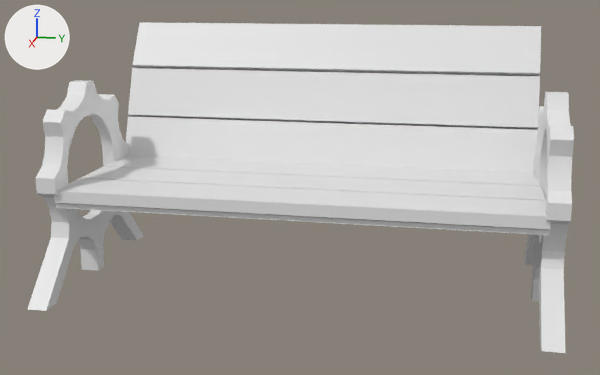
The FBX model Assets/Models/Playground/bench.fbx, before and after one commit.
Camera for both pictures: a camera (50 mm lens) standing at (13.91, 12.22, 5.27) and looking at (-0.2, 9.4, 1.74). Every picture has the same lights, and +X, +Y and +Z are marked at upper left. Where no turn or scale is listed for an object, it has been applied to the vertices.
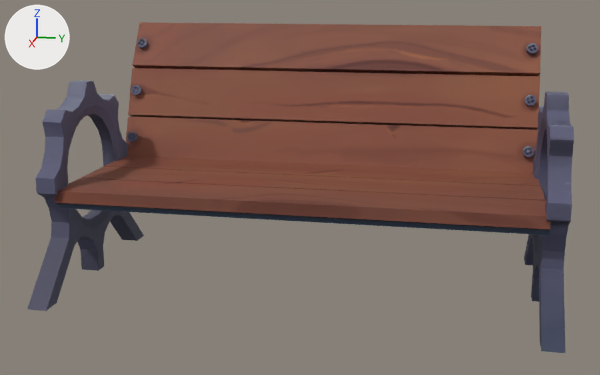
The newer file is also turned or shifted as a whole; pictures and numbers use the older file's frame.

Location of each change, (x1, y1, x2, y2) in pixels of the pictures (600 x 375 px):
```json
{"part": 1, "of": "me_circle_026", "change": "added", "after": [137, 38, 148, 48]}
{"part": 2, "of": "me_circle_026", "change": "added", "after": [526, 43, 538, 55]}
{"part": 3, "of": "me_circle_026", "change": "added", "after": [131, 85, 142, 95]}
{"part": 4, "of": "me_circle_026", "change": "added", "after": [525, 95, 536, 106]}
{"part": 5, "of": "me_circle_026", "change": "added", "after": [127, 132, 138, 142]}
{"part": 6, "of": "me_circle_026", "change": "added", "after": [523, 146, 534, 157]}
{"part": 7, "of": "me_circle_026", "change": "recoloured", "before": [28, 22, 574, 353], "after": [28, 22, 574, 353], "on screen": "white to brown"}
```

Edits to the scene script, one JSON object a line:
```json
{"op": "add", "block": "img_bench_png", "code": ["img_bench_png = load_image('bench.png', 'bench.png', 1024, 1024, 'sRGB')"]}
{"op": "add", "block": "mat_material_004", "code": ["mat_material_004 = principled_material('Material.004')", "mat_material_004.texture = img_bench_png", "mat_material_004.roughness = 0.7"]}
{"block": "me_circle_026", "where": "# used by ob_circle_001; location = (0.0, 9.54, 0.03)"}
{"op": "remove", "block": "me_circle_026", "code": "me_circle_026.from_pydata(...)  # 552 vertices, 538 faces; spans x -2.86..2.15, y -4.28..4.28, z 0.0..4.45"}
{"op": "add", "block": "me_circle_026", "code": "me_circle_026.from_pydata(...)  # 984 vertices, 952 faces; spans x -2.86..2.15, y -4.28..4.28, z 0.0..4.45"}
{"block": "me_circle_026", "change": "me_circle_026 part 1: a new loose piece of 72 vertices spanning x -2.41..-2.22, y -3.94..-3.74, z 3.95..4.15, in mat_material_004 (picture img_bench_png)"}
{"block": "me_circle_026", "change": "me_circle_026 part 2: a new loose piece of 72 vertices spanning x -2.41..-2.22, y 3.74..3.94, z 3.95..4.15, in mat_material_004 (picture img_bench_png)"}
{"block": "me_circle_026", "change": "me_circle_026 part 3: a new loose piece of 72 vertices spanning x -1.99..-1.82, y -3.94..-3.74, z 3.04..3.25, in mat_material_004 (picture img_bench_png)"}
{"block": "me_circle_026", "change": "me_circle_026 part 4: a new loose piece of 72 vertices spanning x -1.99..-1.82, y 3.74..3.94, z 3.04..3.25, in mat_material_004 (picture img_bench_png)"}
{"block": "me_circle_026", "change": "me_circle_026 part 5: a new loose piece of 72 vertices spanning x -1.67..-1.49, y -3.94..-3.74, z 2.14..2.35, in mat_material_004 (picture img_bench_png)"}
{"block": "me_circle_026", "change": "me_circle_026 part 6: a new loose piece of 72 vertices spanning x -1.67..-1.49, y 3.74..3.94, z 2.14..2.35, in mat_material_004 (picture img_bench_png)"}
{"block": "me_circle_026", "change": "me_circle_026 part 7: 538 faces spanning x -2.86..2.15, y -4.28..4.28, z 0.0..4.45 switch from no material to mat_material_004 (picture img_bench_png)"}
```
